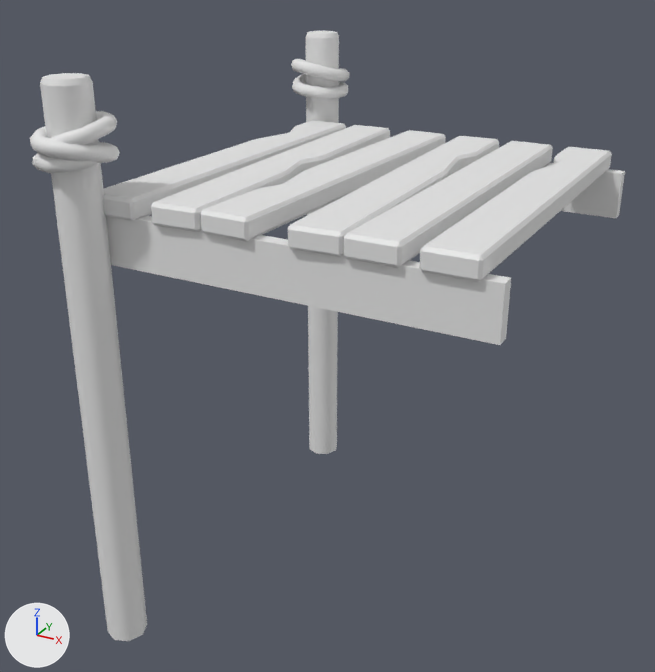
The glTF model src/assets/glb/kits/pirate/environment/Dock.glb, before and after one commit.
One viewpoint serves both versions: a 50 mm lens placed at (195.0, -410.0, 156.0), pointed at (-28.0, -6.0, -46.0). Arrows for +X, +Y and +Z are at lower left; the lights stay in place. The older version comes first. Where no turn or scale is listed for an object, it has been applied to the vertices.

The first picture shows 'Environment_Dock'.
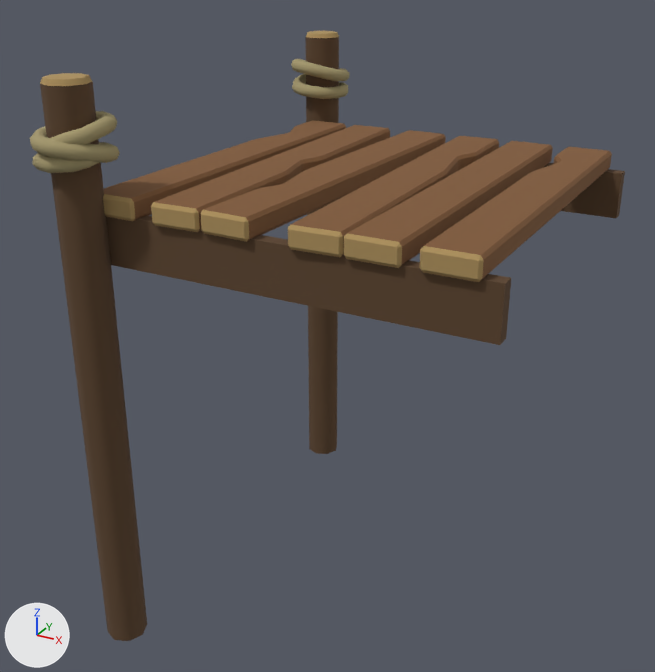
The newer file is also rescaled (x0.01) as a whole; pictures and numbers use the older file's frame.

Patch to the scene script:
```diff
--- a/src/assets/glb/kits/pirate/environment/Dock.glb.py
+++ b/src/assets/glb/kits/pirate/environment/Dock.glb.py
@@ img_atlas_pirate @@
+img_atlas_pirate = load_image('Atlas_Pirate', '_unpacked/Atlas_Pirate', 32, 32, 'sRGB')
@@ mat_atlas @@
 mat_atlas = principled_material('Atlas')
-mat_atlas.base_color = (0.8, 0.8, 0.8)  # white #e7e7e7
-mat_atlas.roughness = 0.553
+mat_atlas.texture = img_atlas_pirate
+mat_atlas.roughness = 1.0
```

Changed parts and their boxes [x1, y1, x2, y2] in the pictures (655 x 672 px):
'Environment_Dock', surface changed (white to brown): [30, 31, 625, 641] in both
